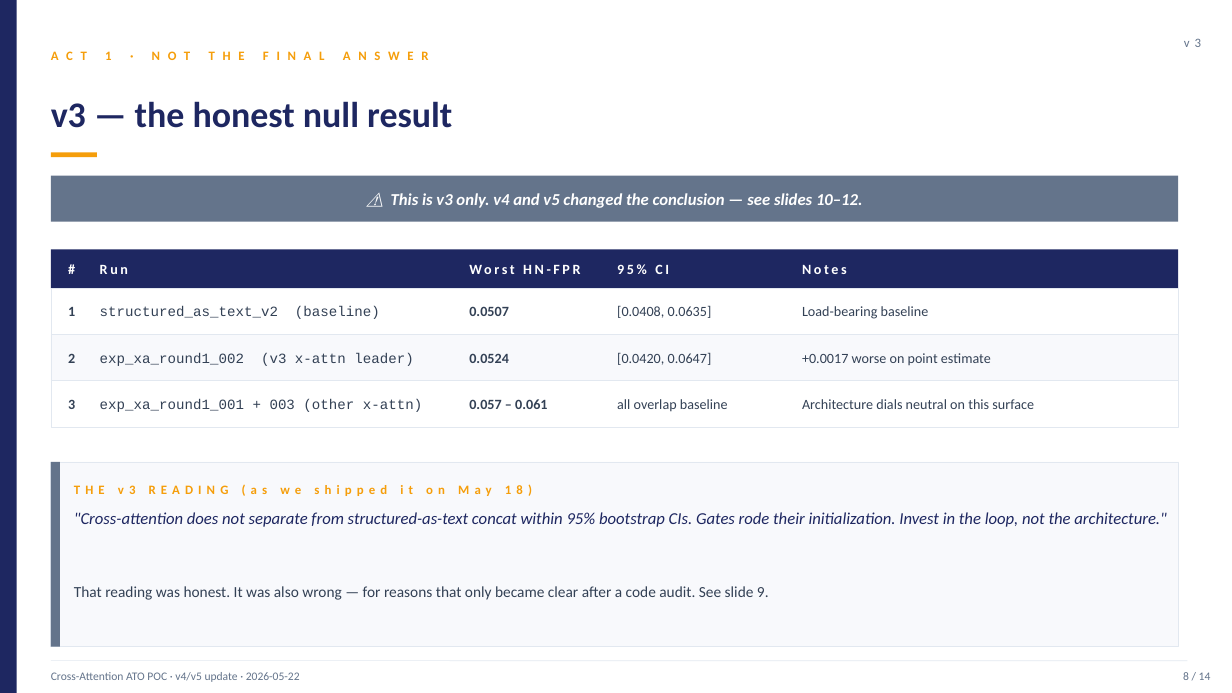
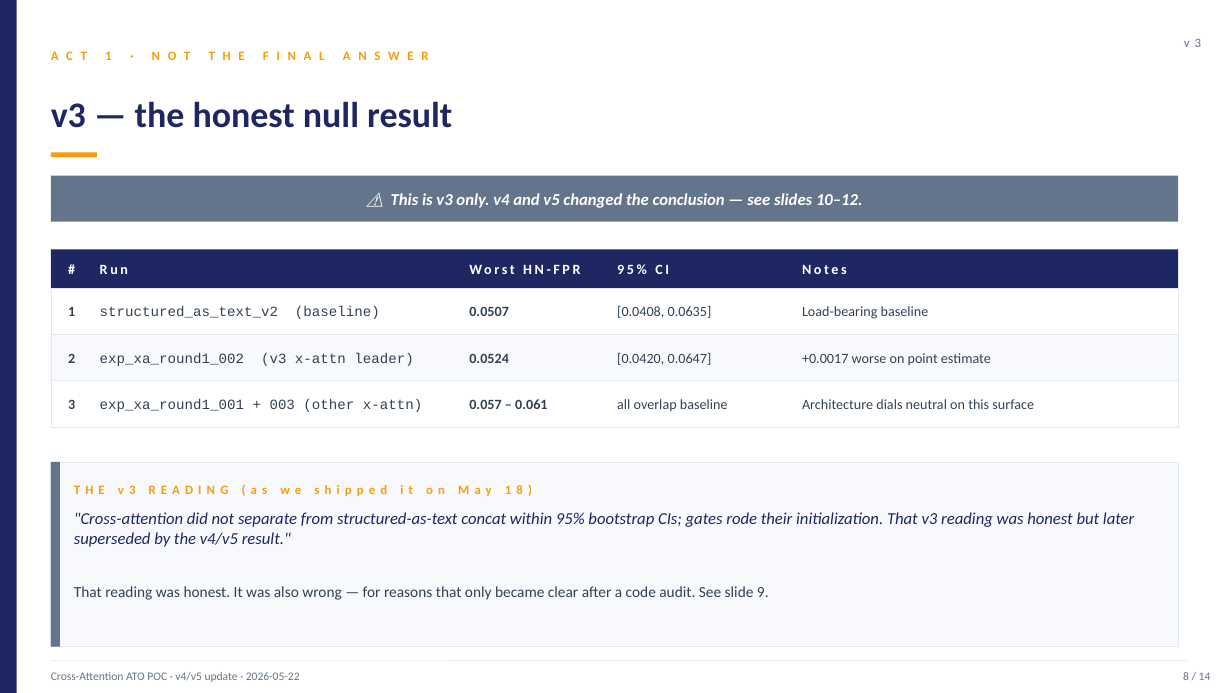
Before and after one commit to arunmenon/cross-attn-ato-poc, a slide deck: slide 8 of leadership-readout/leadership-readout.pptx. Drawn at 1232x693 pixels with LibreOffice and Linux fonts; fonts in the diff are those of the drawing. Boxes give left, top, right and bottom in pixels: in the first picture for what was removed or moved away, otherwise in the second. Text is boxed around its words. In the diff, an @@ line names an element or a change of style, - is before the commit and + after.

```diff
--- a/leadership-readout/leadership-readout.pptx
+++ b/leadership-readout/leadership-readout.pptx
@@ text at box(74, 512, 1134, 547): text changed @@
-"Cross-attention does not separate from structured-as-text concat within 95% bootstrap CIs. Gates rode their initialization. Invest in the loop, not the architecture."
+"Cross-attention did not separate from structured-as-text concat within 95% bootstrap CIs; gates rode their initialization. That v3 reading was honest but later superseded by the v4/v5 result."
```
Also in this commit, not shown: 2 other slides changed, 3 other files.
